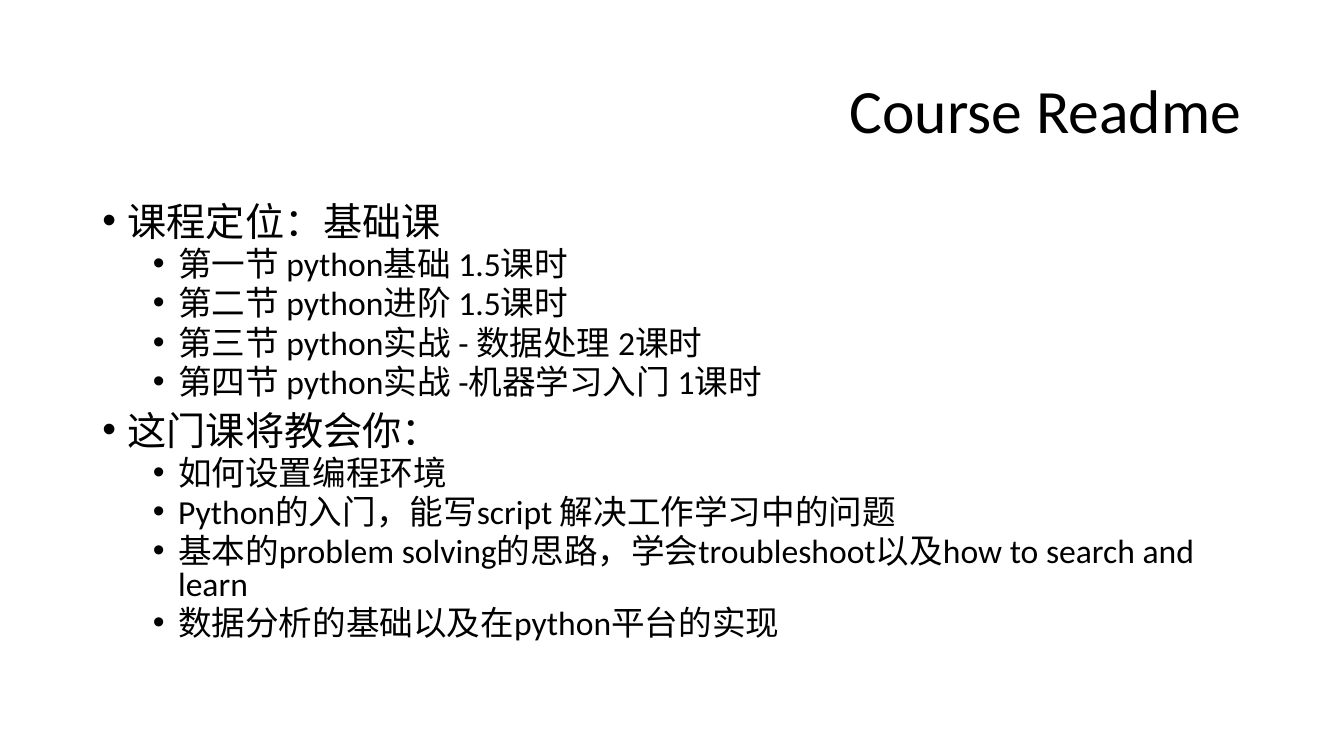
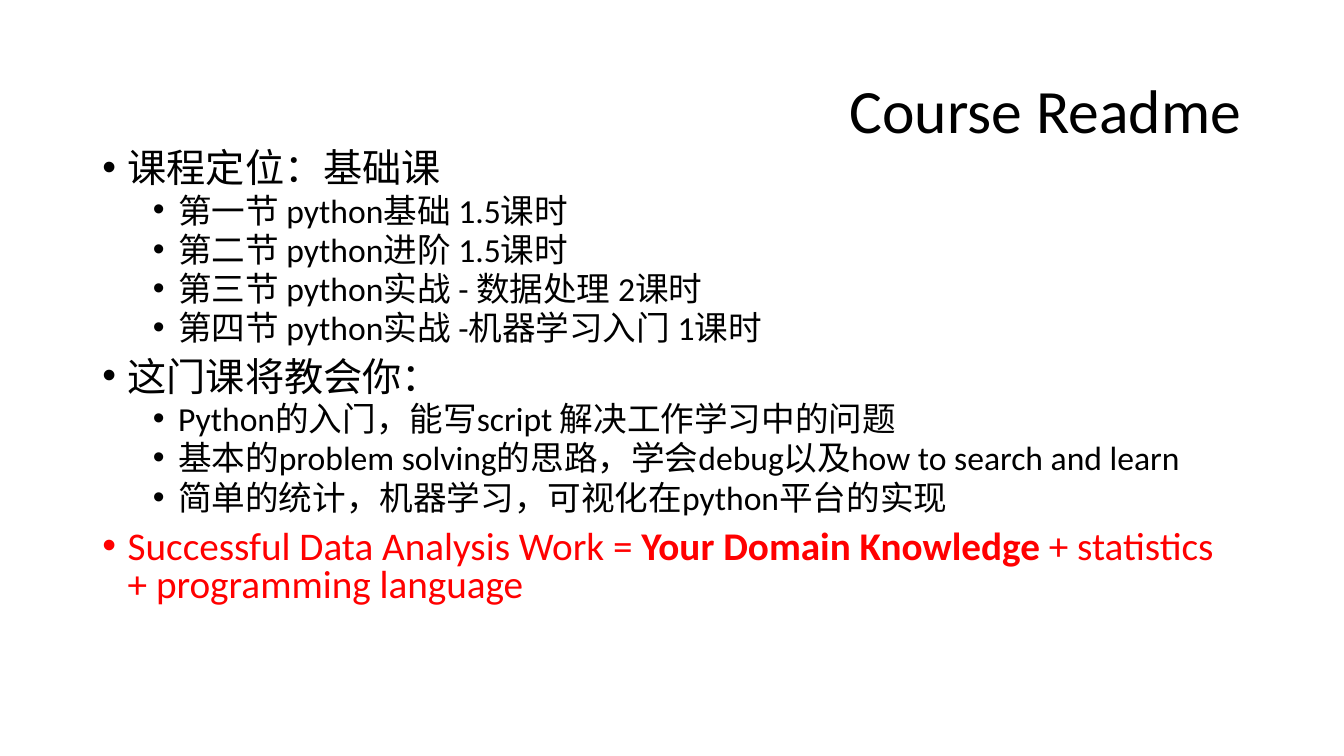
Before and after one commit to alexluliu/python101, a slide deck: slide 2 of 1/class 1.pptx. Drawn at 1344x756 pixels with LibreOffice and Linux fonts; fonts in the diff are those of the drawing; background and template pictures are left out. Boxes give left, top, right and bottom in pixels: in the first picture for what was removed or moved away, otherwise in the second. Text is boxed around its words. In the diff, an @@ line names an element or a change of style, - is before the commit and + after.

```diff
--- a/1/class 1.pptx
+++ b/1/class 1.pptx
@@ text "课程定位：基础课": place and size @@
-text "课程定位：基础课" at box(128, 203, 1194, 641)
+text "课程定位：基础课" at box(128, 149, 1213, 605)
@@ text at box(128, 436, 1213, 605): text changed; size 24 to 28 pt; text colour #000000 to #FF0000 @@
-  • 基本的problem solving的思路，学会troubleshoot以及how to search and learn
-  • 数据分析的基础以及在python平台的实现
+  • 基本的problem solving的思路，学会debug以及how to search and learn
+  • 简单的统计，机器学习，可视化在python平台的实现
+• Successful Data Analysis Work = Your Domain Knowledge + statistics + programming language
@@ text at box(178, 456, 447, 488): paragraph removed @@
-  • 如何设置编程环境
```
Also in this commit, not shown: 9 other slides changed, 1 other file.
